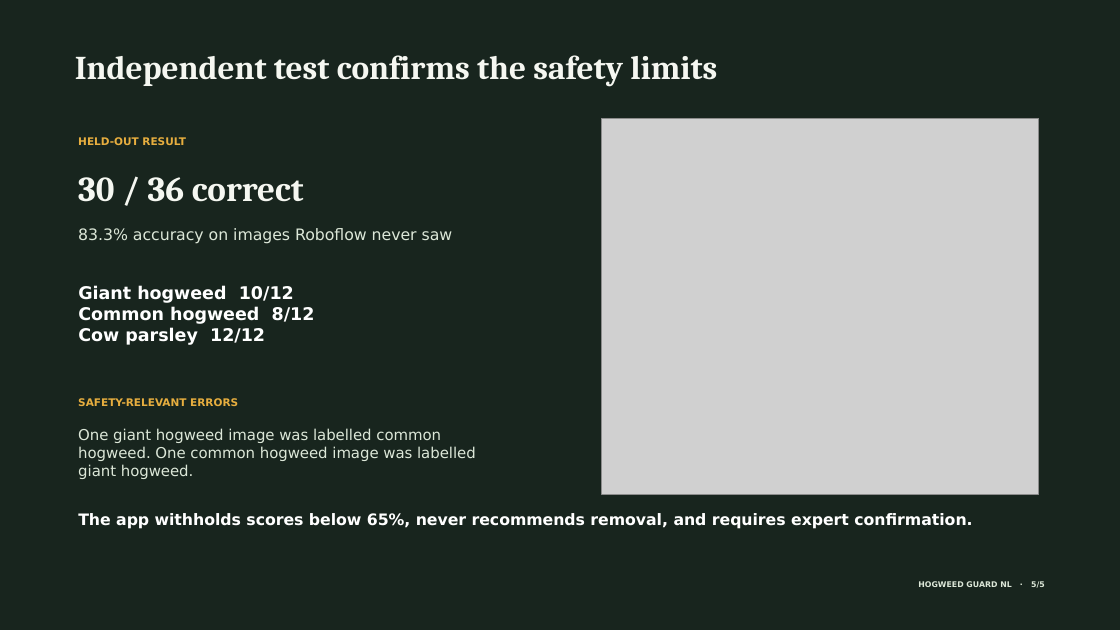
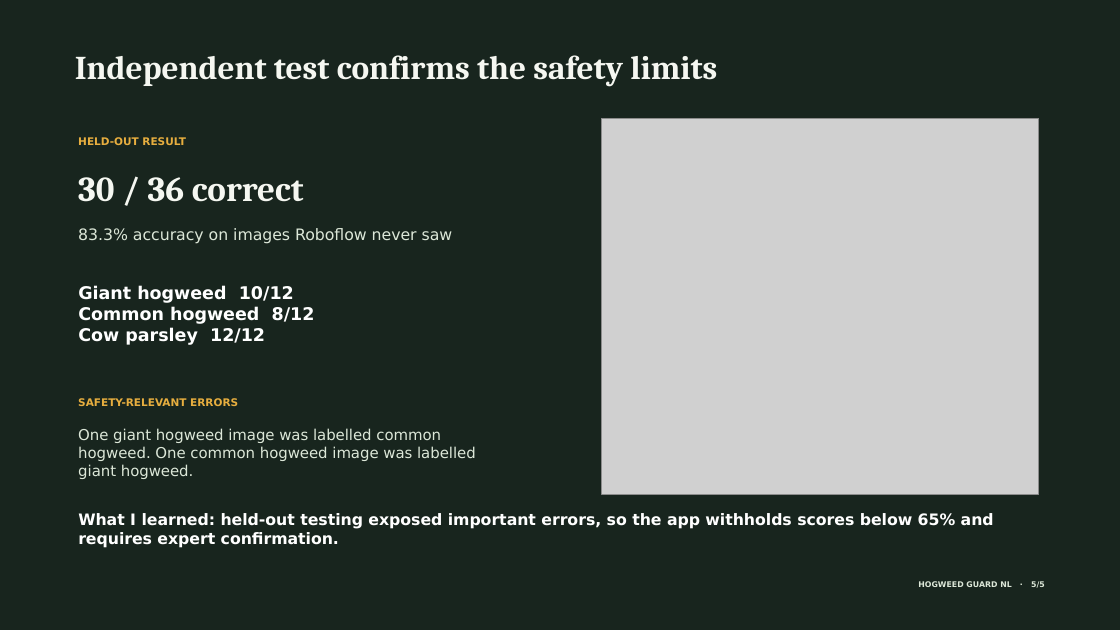
Before and after one commit to Maxlopez02/ai4g-portfolio-MaxLopez, a slide deck: slide 5 of Term 1/Week 7/presentation/Hogweed_Guard_NL_Hackathon_7.pptx. Drawn at 1120x630 pixels with LibreOffice and Linux fonts; fonts in the diff are those of the drawing; grey boxes stand for pictures. Boxes give left, top, right and bottom in pixels: in the first picture for what was removed or moved away, otherwise in the second. Text is boxed around its words. In the diff, an @@ line names an element or a change of style, - is before the commit and + after.

```diff
--- a/Term 1/Week 7/presentation/Hogweed_Guard_NL_Hackathon_7.pptx
+++ b/Term 1/Week 7/presentation/Hogweed_Guard_NL_Hackathon_7.pptx
@@ text at (x1=78, y1=513, x2=994, y2=548): text changed @@
-The app withholds scores below 65%, never recommends removal, and requires expert confirmation.
+What I learned: held-out testing exposed important errors, so the app withholds scores below 65% and requires expert confirmation.
```
Also in this commit, not shown: 1 other slide changed.
